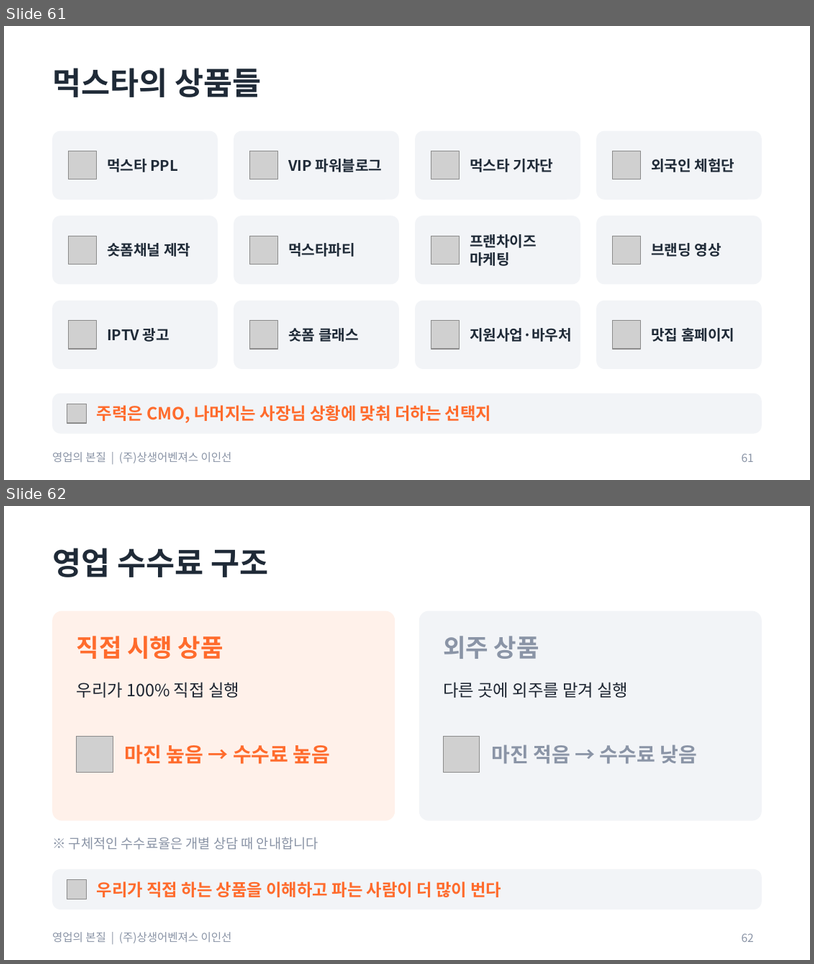
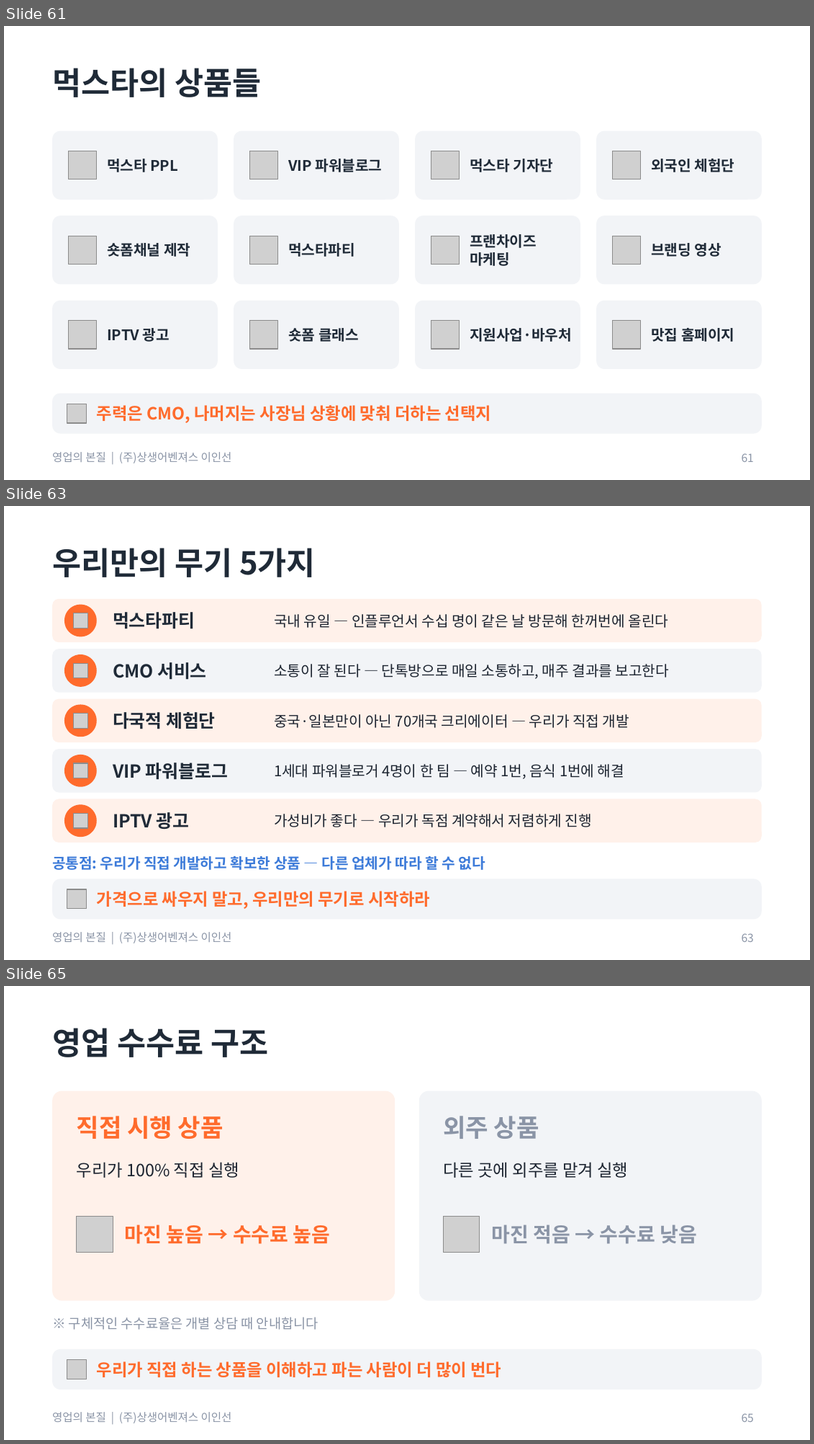
Before and after one commit to aspirinx79-crypto/cmo, a slide deck: docs/sales/영업의_본질_교육자료.pptx. Shown one above the other, each under a label of ours: slides 61 and 62 before the commit, slides 61, 63 and 65 after it; the slides between them are not shown. The pictures are 814x964 and 814x1444 pixels, drawn with LibreOffice and Linux fonts; fonts in the diff are those of the drawing; grey boxes stand for pictures. Boxes give left, top, right and bottom in pixels: in the first picture for what was removed or moved away, otherwise in the second. Text is boxed around its words. In the diff, an @@ line names an element or a change of style, - is before the commit and + after.

```diff
--- a/docs/sales/영업의_본질_교육자료.pptx
+++ b/docs/sales/영업의_본질_교육자료.pptx
@@ slide 63 added at [4, 506, 810, 960], background #FFFFFF; not listed: 1 template element that a slide beside it also shows @@
@@ title added at [52, 548, 316, 577], 28 pt, text #1F2A37, bold @@
+우리만의 무기 5가지
@@ rounded rectangle added at [52, 599, 762, 642], fill #FFF1EA @@
@@ ellipse added at [64, 605, 97, 636], fill #FF6B2C @@
@@ picture added at [73, 613, 88, 628] @@
@@ text added at [113, 612, 195, 629], 16 pt, text #1F2A37, bold @@
+먹스타파티
@@ text added at [274, 614, 669, 628], 13 pt, text #1C2430 @@
+국내 유일 — 인플루언서 수십 명이 같은 날 방문해 한꺼번에 올린다
@@ rounded rectangle added at [52, 649, 762, 692], fill #F2F4F7 @@
@@ ellipse added at [64, 654, 97, 687], fill #FF6B2C @@
@@ picture added at [73, 663, 88, 678] @@
@@ text added at [113, 662, 206, 680], 16 pt, text #1F2A37, bold @@
+CMO 서비스
@@ text added at [274, 664, 669, 679], 13 pt, text #1C2430 @@
+소통이 잘 된다 — 단톡방으로 매일 소통하고, 매주 결과를 보고한다
@@ rounded rectangle added at [52, 699, 762, 742], fill #FFF1EA @@
@@ ellipse added at [64, 705, 97, 736], fill #FF6B2C @@
@@ picture added at [73, 713, 88, 728] @@
@@ text added at [113, 712, 216, 729], 16 pt, text #1F2A37, bold @@
+다국적 체험단
@@ text added at [274, 714, 630, 728], 13 pt, text #1C2430 @@
+중국·일본만이 아닌 70개국 크리에이터 — 우리가 직접 개발
@@ rounded rectangle added at [52, 749, 762, 793], fill #F2F4F7 @@
@@ ellipse added at [64, 754, 97, 787], fill #FF6B2C @@
@@ picture added at [73, 763, 88, 777] @@
@@ text added at [113, 762, 228, 780], 16 pt, text #1F2A37, bold @@
+VIP 파워블로그
@@ text added at [274, 764, 625, 779], 13 pt, text #1C2430 @@
+1세대 파워블로거 4명이 한 팀 — 예약 1번, 음식 1번에 해결
@@ rounded rectangle added at [52, 799, 762, 842], fill #FFF1EA @@
@@ ellipse added at [64, 804, 97, 836], fill #FF6B2C @@
@@ picture added at [73, 813, 88, 828] @@
@@ text added at [113, 812, 190, 829], 16 pt, text #1F2A37, bold @@
+IPTV 광고
@@ text added at [274, 813, 592, 827], 13 pt, text #1C2430 @@
+가성비가 좋다 — 우리가 독점 계약해서 저렴하게 진행
@@ text added at [52, 856, 485, 870], 13 pt, text #3D7BD9, bold @@
+공통점: 우리가 직접 개발하고 확보한 상품 — 다른 업체가 따라 할 수 없다
@@ rounded rectangle added at [52, 878, 762, 919], fill #F2F4F7 @@
@@ picture added at [67, 889, 86, 908] @@
@@ text added at [97, 890, 430, 908], 15 pt, text #FF6B2C, bold @@
+가격으로 싸우지 말고, 우리만의 무기로 시작하라
@@ page number added at [742, 933, 754, 942], 10 pt, text #8A94A6 @@
+63
@@ what was slide 62 is now slide 65 @@
@@ page number at [742, 1413, 754, 1422]: text changed @@
-62
+65
```
Also in this commit, not shown: 2 slides changed, 2 other slides added, 2 other files.
